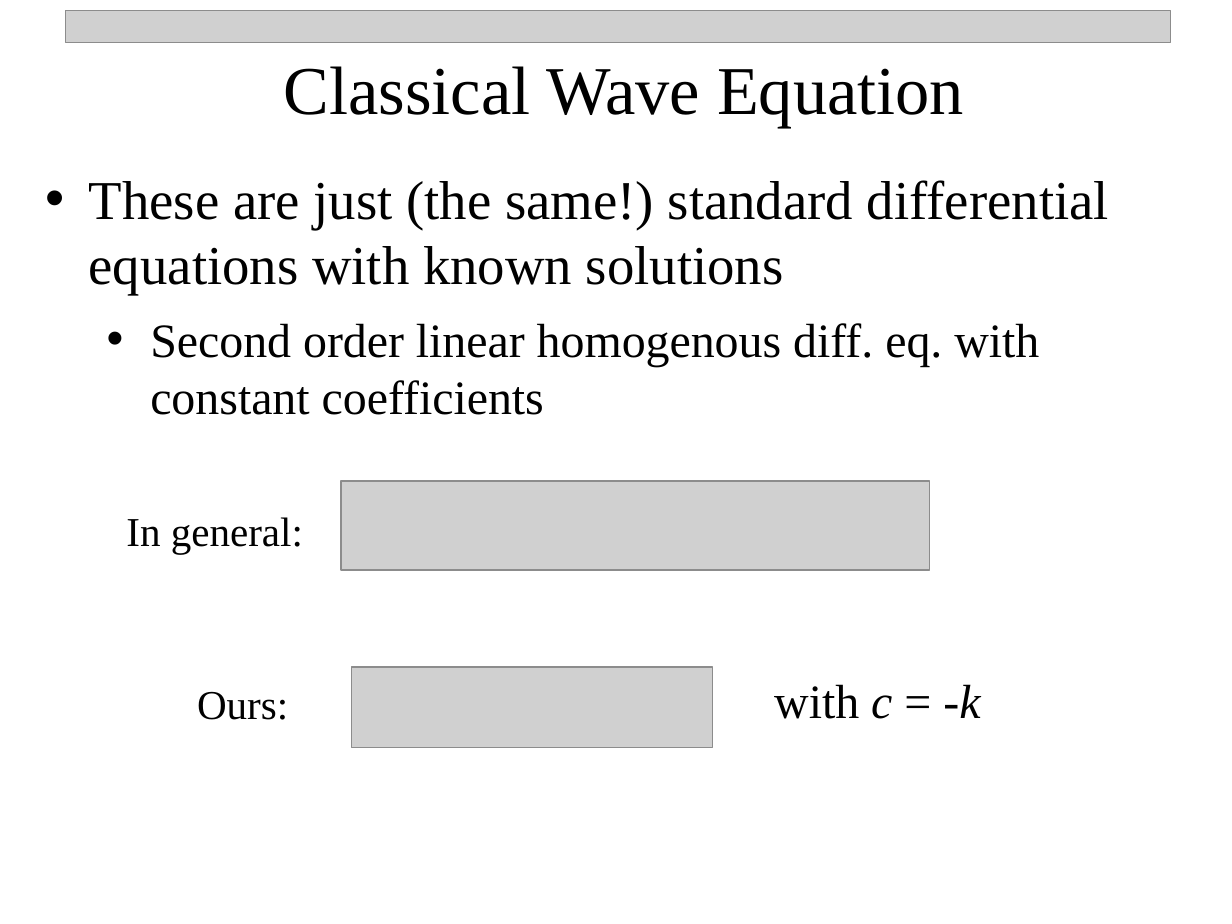
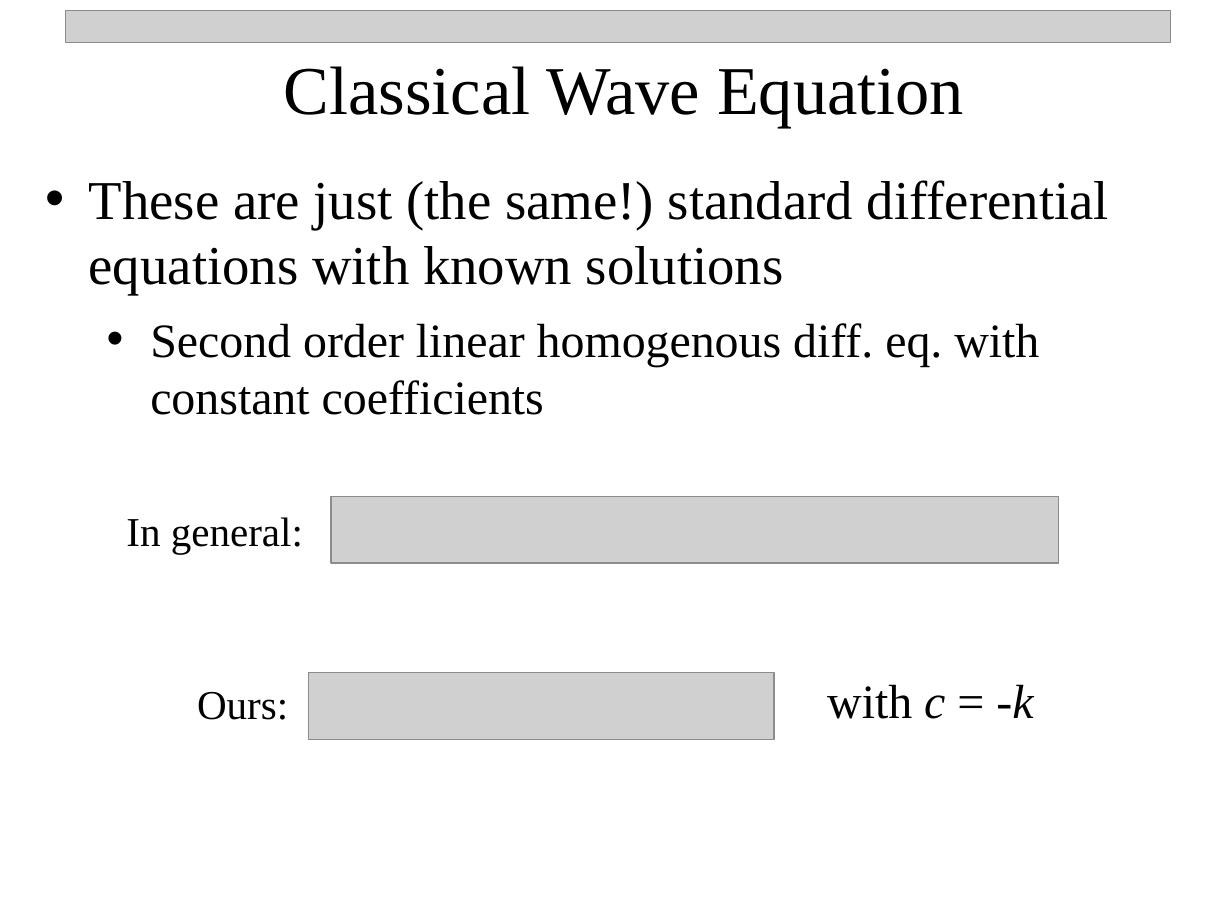
Before and after one commit to npetraco/CHE302, a slide deck: slide 16 of Notes/1_Intro_Classical_Waves.pptx (slide 15 before the commit). Drawn at 1232x924 pixels with LibreOffice and Linux fonts; fonts in the diff are those of the drawing; grey boxes stand for pictures. Boxes give left, top, right and bottom in pixels: in the first picture for what was removed or moved away, otherwise in the second. Text is boxed around its words. In the diff, an @@ line names an element or a change of style, - is before the commit and + after.

```diff
--- a/Notes/1_Intro_Classical_Waves.pptx
+++ b/Notes/1_Intro_Classical_Waves.pptx
@@ picture resized from (x1=341, y1=482, x2=930, y2=570) to (x1=331, y1=496, x2=1058, y2=563) @@
@@ picture resized from (x1=351, y1=667, x2=712, y2=747) to (x1=309, y1=673, x2=775, y2=739) @@
@@ text "with c = -k" moved from (x1=774, y1=684, x2=980, y2=719) to (x1=827, y1=684, x2=1033, y2=719) @@
```
Also in this commit, not shown: 5 other slides changed, 3 slides added, 4 other files.
